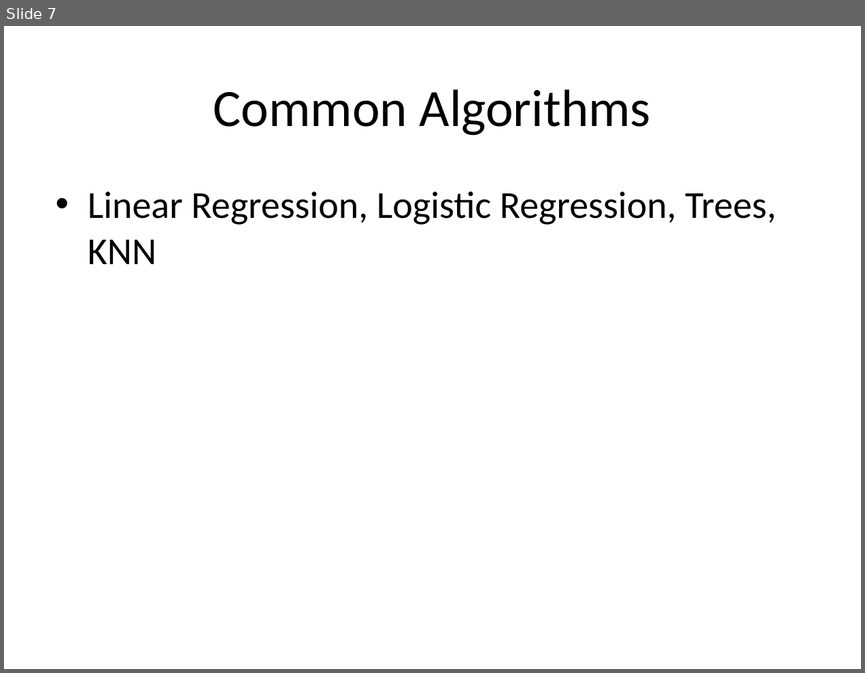
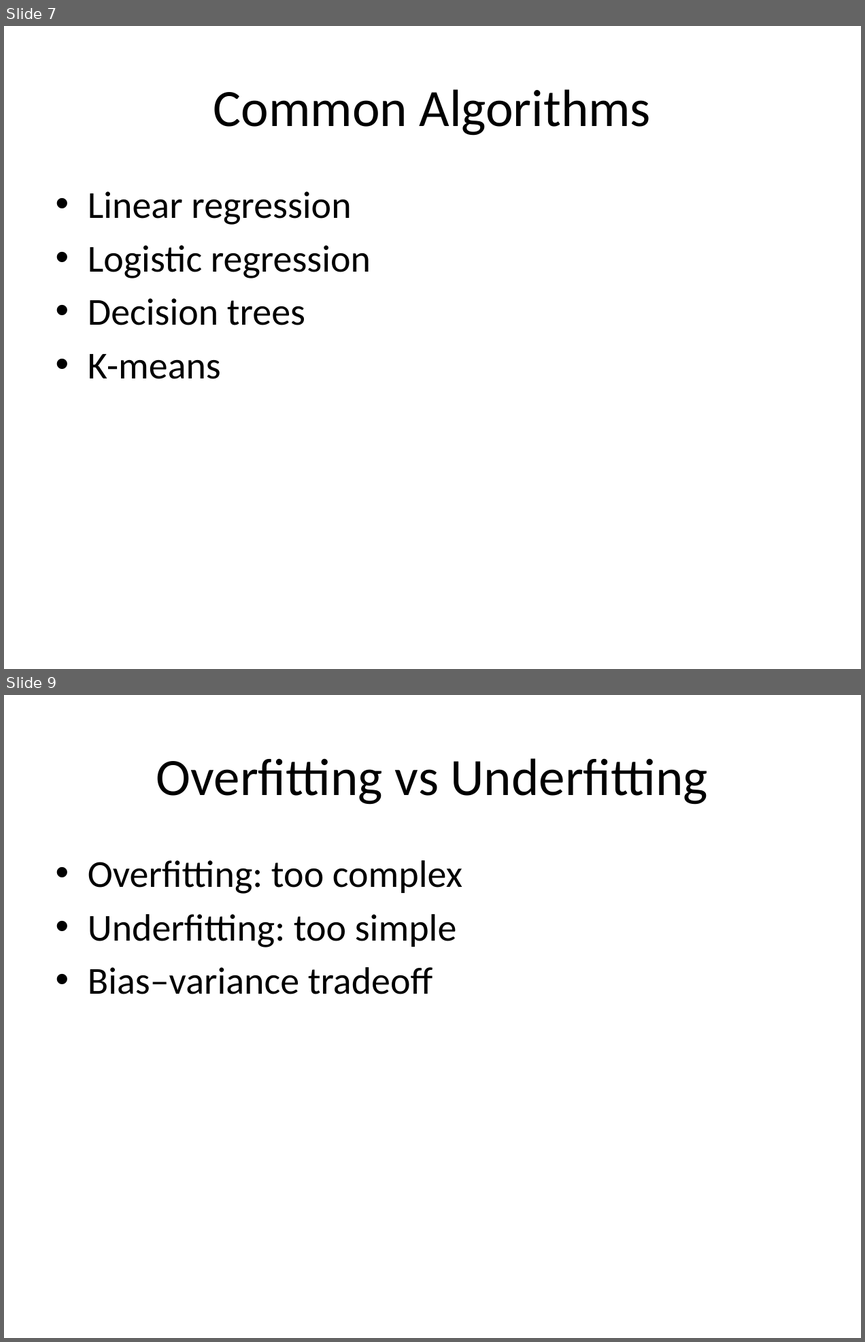
Before and after one commit to mohammadarmaankhan1-boop/my_project, a slide deck: ml_fundamentals.pptx. Shown one above the other, each under a label of ours: slide 7 before the commit, slides 7 and 9 after it; the slides between them are not shown. The pictures are 865x673 and 865x1342 pixels, drawn with LibreOffice and Linux fonts; fonts in the diff are those of the drawing. Boxes give left, top, right and bottom in pixels: in the first picture for what was removed or moved away, otherwise in the second. Text is boxed around its words. In the diff, an @@ line names an element or a change of style, - is before the commit and + after.

```diff
--- a/ml_fundamentals.pptx
+++ b/ml_fundamentals.pptx
@@ slide 9 added at [4, 695, 861, 1338], background #FFFFFF @@
@@ title added at [156, 758, 708, 804], 44 pt, text #000000 @@
+Overfitting vs Underfitting
@@ text added at [88, 860, 462, 994], 32 pt, text #000000 @@
+• Overfitting: too complex
+• Underfitting: too simple
+• Bias–variance tradeoff
@@ slide 7 changed as well @@
@@ text at [88, 191, 371, 379]: text changed @@
-• Linear Regression, Logistic Regression, Trees, KNN
+• Linear regression
+• Logistic regression
+• Decision trees
+• K-means
```
Also in this commit, not shown: 7 other slides changed, 1 other slide added, 2 slides removed.
